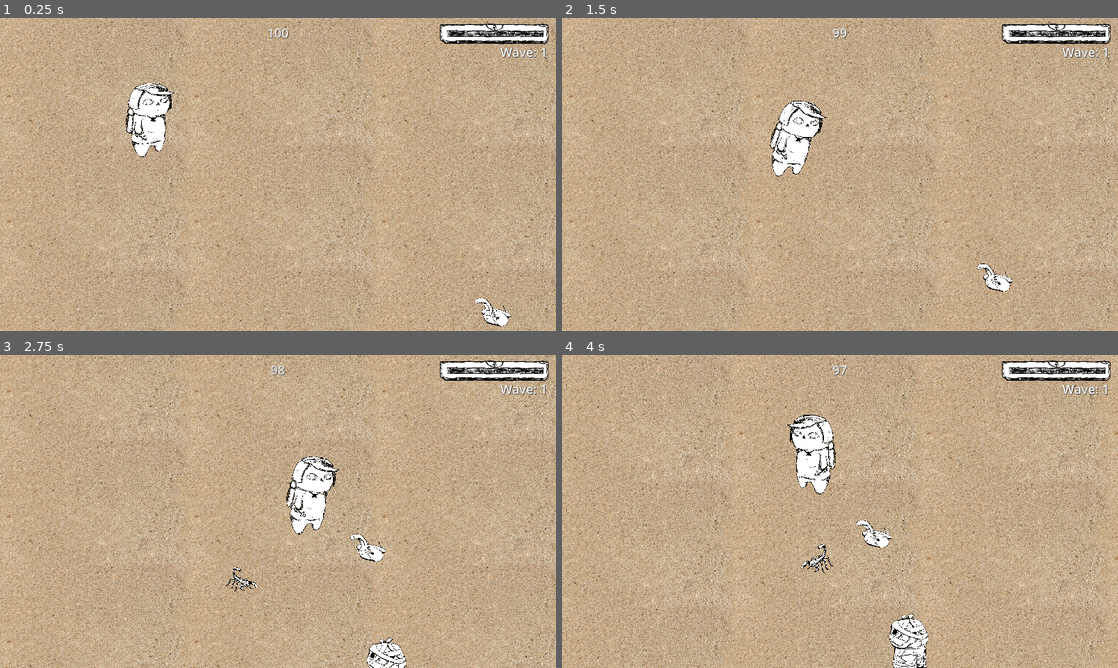
Above: before the commit, frames 1-4 (two rows, left to right).
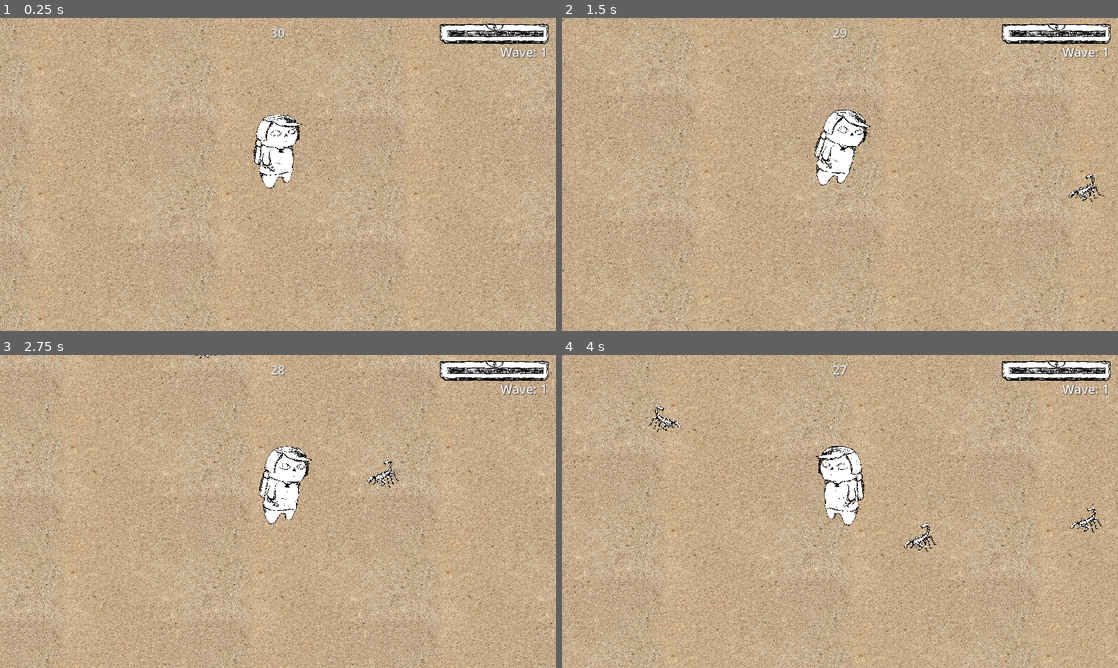
Above: after the commit, the same moments.

Repository: badzianga/johnnys-bazaar-adventure
Game: Godot game, scene res://Scenes/World/test_world.tscn
Two runs of this game, one before a commit and one after it. Both use one fixed random seed, a clock stepped at 60 frames per second and the inputs below.
Inputs:
- Up to frame 1 (0.25 s): no input
- Up to frame 2 (1.5 s): hold D (right) 0.53-1.28 s; tap Space (accept) at 0.6, 1.35 s; hold S (down) from 1.28 s (still down)
- Up to frame 3 (2.75 s): release S (down) at 2.03 s; hold D (right) from 2.03 s (still down); tap Space (accept) at 2.1 s
- Up to frame 4 (4 s): release D (right) at 2.78 s; hold W (up) 2.78-3.53 s; tap Space (accept) at 2.85, 3.6 s; hold A (left) from 3.53 s (still down)

The runs differ from the first frame. In frame 1, 46% of the frame differs, in the area x 0-100%, y 0-100%; in frame 2, 47%; in frame 3, 47%; in frame 4, 49%.

Commit message:
Added enemy spawner with waves

Diff:
--- a/Scenes/DialogueSystem/dialogue_system.tscn
+++ b/Scenes/DialogueSystem/dialogue_system.tscn
@@ -1,7 +1,7 @@
 [gd_scene load_steps=6 format=3 uid="uid://c2tkw3noycke4"]
 
 [ext_resource type="Script" path="res://Scenes/DialogueSystem/dialogue_system.gd" id="1_430ix"]
-[ext_resource type="Texture2D" uid="uid://wc7xyco7ccd2" path="res://Assets/Player/player.png" id="1_ceq13"]
+[ext_resource type="Texture2D" uid="uid://wc7xyco7ccd2" path="res://Assets/Entities/player.png" id="1_ceq13"]
 
 [sub_resource type="Animation" id="Animation_pnfj1"]
 length = 0.001
--- /dev/null
+++ b/Scenes/Misc/enemy_spawner.gd
@@ -0,0 +1,94 @@
+extends Node2D
+
+
+enum {
+	UP, DOWN, LEFT, RIGHT
+}
+
+const SIDES = [UP, DOWN, LEFT, RIGHT]
+
+@export var waves: Array[WaveInfo] = []
+
+var current_wave_info: Array[WaveInfo] = []
+var time := 0
+
+
+func _ready() -> void:
+	# prepare wave infos for current wave
+	for wave_info in waves:
+		if wave_info.wave_number == GameController.current_wave:
+			current_wave_info.append(wave_info)
+
+
+func _spawn_enemies(wave_info: WaveInfo) -> void:
+	# check if enemies can spawn randomly
+	if randf() > wave_info.spawn_chance:
+		return
+
+	var corners := _calculate_corners()
+
+	# spawn enemies
+	var enemy_counter := 0
+	while enemy_counter < wave_info.amount:
+		var enemy: CharacterBody2D = wave_info.enemy.instantiate()
+		var pos := _get_random_position(corners)
+		enemy.global_position = pos
+		add_child(enemy)
+		enemy_counter += 1
+
+
+func _calculate_corners() -> Array[Vector2]:
+	# calculate areas further than viewport for spawn position
+	var viewport := get_viewport_rect().size * 1.1
+	var top_left: Vector2 = GameController.player.global_position - viewport / 2
+	var top_right: Vector2 = Vector2(GameController.player.global_position.x + viewport.x / 2,
+			GameController.player.global_position.y - viewport.y / 2)
+	var bottom_left: Vector2 = Vector2(GameController.player.global_position.x - viewport.x / 2,
+			GameController.player.global_position.y + viewport.y / 2)
+	var bottom_right: Vector2 = GameController.player.global_position + viewport / 2
+
+	return [top_left, top_right, bottom_left, bottom_right]
+
+
+func _get_random_position(corners: Array[Vector2]) -> Vector2:
+	# get random side of the screen for enemy spawn
+	var spawn_side: int = SIDES.pick_random()
+	var spawn_position_begin := Vector2.ZERO
+	var spawn_position_end := Vector2.ZERO
+
+	match spawn_side:
+		UP:
+			spawn_position_begin = corners[0]
+			spawn_position_end = corners[1]
+		DOWN:
+			spawn_position_begin = corners[2]
+			spawn_position_end = corners[3]
+		LEFT:
+			spawn_position_begin = corners[0]
+			spawn_position_end = corners[2]
+		RIGHT:
+			spawn_position_begin = corners[1]
+			spawn_position_end = corners[3]
+
+	# TODO: this is dumb, some of the sides should be eliminated from choosing
+	# this will cause a bug in the future, for sure, enemy will spawn on player
+	spawn_position_begin.x = max(100, spawn_position_begin.x)
+	spawn_position_end.x = min(2400, spawn_position_end.x)
+	spawn_position_begin.y = max(100, spawn_position_begin.y)
+	spawn_position_end.y = min(2400, spawn_position_end.y)
+
+	# select random position for spawn
+	var x_pos := randf_range(spawn_position_begin.x, spawn_position_end.x)
+	var y_pos := randf_range(spawn_position_begin.y, spawn_position_end.y)
+
+	return Vector2(x_pos, y_pos)
+
+
+func _on_timer_timeout() -> void:
+	time += 1
+	for wave_info in current_wave_info:
+		if wave_info.spawn_delay_counter < wave_info.spawn_delay:
+			wave_info.spawn_delay_counter += 1
+		else:
+			wave_info.spawn_delay_counter = 0
+			_spawn_enemies(wave_info)
--- /dev/null
+++ b/Scenes/Misc/enemy_spawner.tscn
@@ -0,0 +1,11 @@
+[gd_scene load_steps=2 format=3 uid="uid://biykq7yoihixd"]
+
+[ext_resource type="Script" path="res://Scenes/Misc/enemy_spawner.gd" id="1_bnt8u"]
+
+[node name="EnemySpawner" type="Node2D"]
+script = ExtResource("1_bnt8u")
+
+[node name="Timer" type="Timer" parent="."]
+autostart = true
+
+[connection signal="timeout" from="Timer" to="." method="_on_timer_timeout"]
--- /dev/null
+++ b/Scenes/Misc/wave_info.gd
@@ -0,0 +1,11 @@
+class_name WaveInfo
+extends Resource
+
+
+@export var wave_number: int
+@export var enemy: PackedScene
+@export var spawn_chance := 1.0
+@export var amount: int
+@export var spawn_delay: int
+
+var spawn_delay_counter := 999
--- a/Scenes/World/test_world.tscn
+++ b/Scenes/World/test_world.tscn
@@ -1,8 +1,10 @@
-[gd_scene load_steps=12 format=3 uid="uid://ug4c1x711rn5"]
+[gd_scene load_steps=19 format=3 uid="uid://ug4c1x711rn5"]
 
 [ext_resource type="Texture2D" uid="uid://doti2i6wt6280" path="res://Assets/Environment/sand.jpg" id="1_bdb67"]
+[ext_resource type="PackedScene" uid="uid://biykq7yoihixd" path="res://Scenes/Misc/enemy_spawner.tscn" id="1_cty63"]
 [ext_resource type="PackedScene" uid="uid://c6v03feqk1tb3" path="res://Scenes/Player/player.tscn" id="2_3cp8h"]
 [ext_resource type="PackedScene" uid="uid://dw68x47bbd258" path="res://Scenes/Player/player_camera.tscn" id="3_jiv1g"]
+[ext_resource type="Script" path="res://Scenes/Misc/wave_info.gd" id="3_qgjlm"]
 [ext_resource type="PackedScene" uid="uid://dwc0fyvxk8ev" path="res://Scenes/Enemies/snake.tscn" id="4_n4gcb"]
 [ext_resource type="PackedScene" uid="uid://br3tdsrh84ugg" path="res://Scenes/Enemies/dog.tscn" id="5_c3ghc"]
 [ext_resource type="PackedScene" uid="uid://bqeftpt6velw6" path="res://Scenes/Enemies/mummy.tscn" id="6_4cn3h"]
@@ -19,8 +21,55 @@
 
 [sub_resource type="WorldBoundaryShape2D" id="WorldBoundaryShape2D_wbn7u"]
 
+[sub_resource type="Resource" id="Resource_ebqoo"]
+script = ExtResource("3_qgjlm")
+wave_number = 1
+enemy = ExtResource("7_ph8w4")
+spawn_chance = 1.0
+amount = 2
+spawn_delay = 1
+
+[sub_resource type="Resource" id="Resource_m14qh"]
+script = ExtResource("3_qgjlm")
+wave_number = 2
+enemy = ExtResource("4_n4gcb")
+spawn_chance = 1.0
+amount = 2
+spawn_delay = 1
+
+[sub_resource type="Resource" id="Resource_420y0"]
+script = ExtResource("3_qgjlm")
+wave_number = 3
+enemy = ExtResource("5_c3ghc")
+spawn_chance = 1.0
+amount = 2
+spawn_delay = 1
+
+[sub_resource type="Resource" id="Resource_o6v00"]
+script = ExtResource("3_qgjlm")
+wave_number = 4
+enemy = ExtResource("5_c3ghc")
+spawn_chance = 1.0
+amount = 3
+spawn_delay = 1
+
+[sub_resource type="Resource" id="Resource_1rxif"]
+script = ExtResource("3_qgjlm")
+wave_number = 4
+enemy = ExtResource("6_4cn3h")
+spawn_chance = 0.4
+amount = 1
+spawn_delay = 2
+
 [node name="TestWorld" type="Node2D"]
 y_sort_enabled = true
+
+[node name="Sand" type="Sprite2D" parent="."]
+texture_repeat = 2
+texture = ExtResource("1_bdb67")
+centered = false
+region_enabled = true
+region_rect = Rect2(0, 0, 2500, 2500)
 
 [node name="WorldBoundaries" type="StaticBody2D" parent="."]
 
@@ -38,34 +87,16 @@
 position = Vector2(2496, 2496)
 shape = SubResource("WorldBoundaryShape2D_wbn7u")
 
-[node name="Sand" type="Sprite2D" parent="."]
-texture_repeat = 2
-texture = ExtResource("1_bdb67")
-centered = false
-region_enabled = true
-region_rect = Rect2(0, 0, 2500, 2500)
+[node name="EnemySpawner" parent="." instance=ExtResource("1_cty63")]
+waves = Array[ExtResource("3_qgjlm")]([SubResource("Resource_ebqoo"), SubResource("Resource_m14qh"), SubResource("Resource_420y0"), SubResource("Resource_o6v00"), SubResource("Resource_1rxif")])
 
 [node name="Player" parent="." instance=ExtResource("2_3cp8h")]
-position = Vector2(432, 360)
+position = Vector2(1250, 1250)
 
 [node name="PlayerCamera" parent="Player" instance=ExtResource("3_jiv1g")]
-texture_filter = 6
-position_smoothing_enabled = true
 position_smoothing_speed = 2.0
 
 [node name="BottomRight" parent="Player/PlayerCamera/Positions" index="1"]
 position = Vector2(2496, 2496)
 
-[node name="Snake" parent="." instance=ExtResource("4_n4gcb")]
-position = Vector2(1456, 880)
-
-[node name="Dog" parent="." instance=ExtResource("5_c3ghc")]
-position = Vector2(784, 1760)
-
-[node name="Mummy" parent="." instance=ExtResource("6_4cn3h")]
-position = Vector2(1360, 1480)
-
-[node name="Scorpio" parent="." instance=ExtResource("7_ph8w4")]
-position = Vector2(672, 1200)
-
 [editable path="Player/PlayerCamera"]
--- a/Singletons/game_controller.gd
+++ b/Singletons/game_controller.gd
@@ -1,7 +1,7 @@
 extends Node
 
 
-const WAVE_TIMES: Array[int] = [0, 100, 5, 10, 10, 20]
+const WAVE_TIMES: Array[int] = [0, 30, 30, 35, 40, 50]
 const BazaarScene := preload("res://Scenes/Bazaar/bazaar.tscn")
 const WorldScene := preload("res://Scenes/World/test_world.tscn")
 
--- a/Singletons/game_controller.tscn
+++ b/Singletons/game_controller.tscn
@@ -11,6 +11,7 @@
 
 [node name="MusicPlayer" type="AudioStreamPlayer" parent="."]
 stream = ExtResource("2_esfni")
+volume_db = -20.0
 autoplay = true
 
 [connection signal="timeout" from="Timer" to="." method="_on_timer_timeout"]
--- a/project.godot
+++ b/project.godot
@@ -24,7 +24,6 @@
 
 window/size/viewport_width=1600
 window/size/viewport_height=900
-window/size/mode=3
 window/stretch/mode="canvas_items"
 
 [filesystem]
